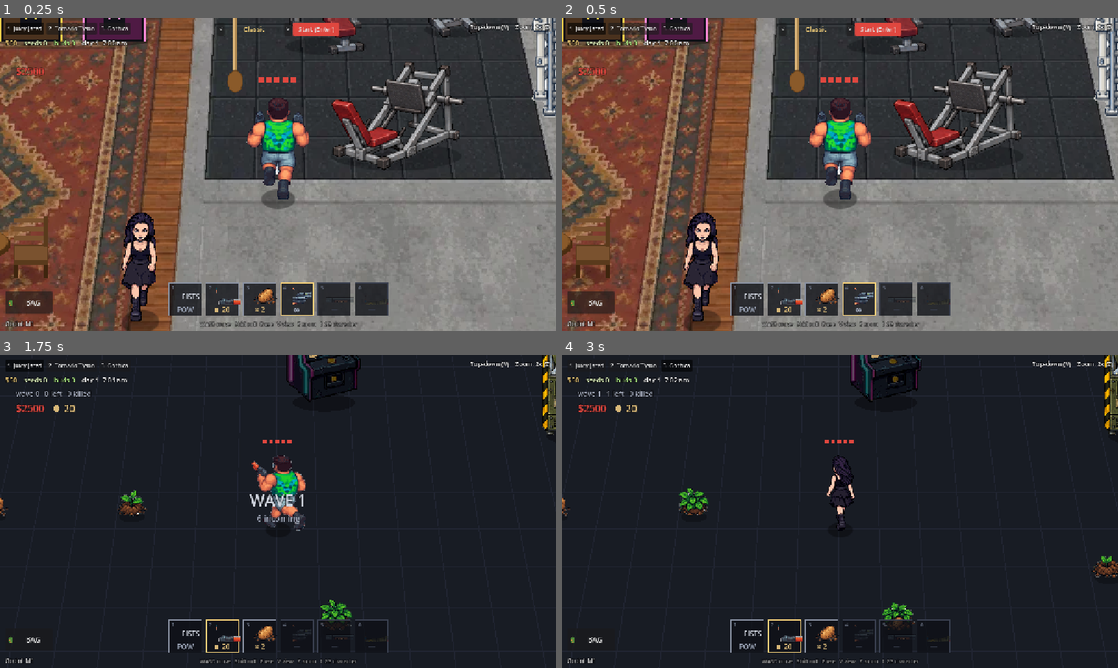
Above: before the commit, frames 1-4 (two rows, left to right).
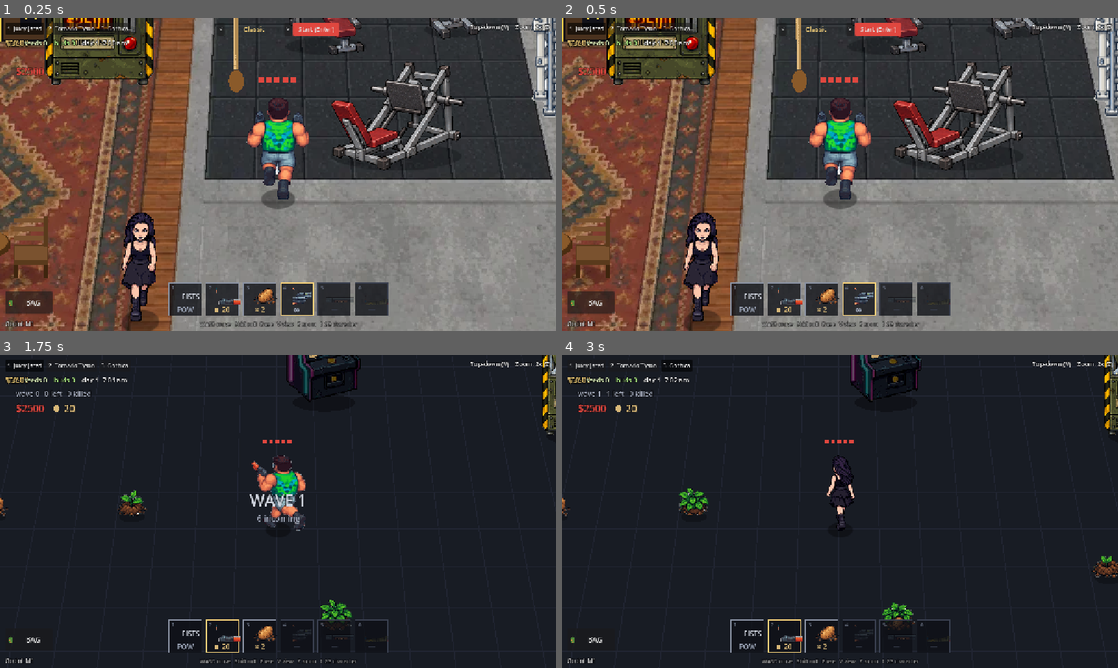
Above: after the commit, the same moments.

Repository: eflare17/Smashed-tv
Game: Godot game, scene res://scenes/main.tscn
Two runs of this game, one before a commit and one after it. Both use one fixed random seed, a clock stepped at 60 frames per second and the inputs below.
Inputs:
- Up to frame 1 (0.25 s): no input
- Up to frame 2 (0.5 s): no input
- Up to frame 3 (1.75 s): click "Start (Enter)" at 0.5 s; click "1 Juicy Jared" at 1.25 s
- Up to frame 4 (3 s): click "2 Tornado Tyson" at 2 s; click "3 Gothica" at 2.75 s

The runs differ from the first frame. In frame 1, 4.9% of the frame differs, in the area x 0-86%, y 0-75%; in frame 2, 5.0%; in frame 3, less than 0.1%; in frame 4, less than 0.1%.

Commit message:
Godot: merge milestone 3, lobby life (pool and dive tower, gym, rope, table, bong and trip, blackjack, mirror and hair, shirt editor, wardrobe, bed, mushroom, slot, vending, barbecue, Gothica's life); lobby parts hide during a run; godot-play/ updated
Co-Authored-By: Claude Opus 5.5 <noreply@anthropic.com>
Claude-Session: https://claude.ai/code/session_01FWmdVFoLeVVHE1LT8NXN4Z

Diff:
--- a/godot/scripts/combat/fight.gd
+++ b/godot/scripts/combat/fight.gd
@@ -267,6 +267,15 @@
 			if ok:
 				hotbar_order.assign(o)
 
+## Hides a lobby part for the run: its drawn nodes go invisible and it stops processing.
+func _hide_for_run(n: Node) -> void:
+	n.process_mode = Node.PROCESS_MODE_DISABLED
+	if n is Node3D or n is CanvasItem:
+		n.visible = false
+		return
+	for c in n.get_children():
+		_hide_for_run(c)
+
 func save_hotbar() -> void:
 	var cf := ConfigFile.new()
 	cf.load("user://smashed.cfg")
@@ -291,6 +300,9 @@
 					node.process_mode = Node.PROCESS_MODE_DISABLED
 				if node is CollisionObject3D:
 					node.collision_layer = 0
+	# parts that live in the lobby (lobby life, the arcade) hide for the run
+	for n in get_tree().get_nodes_in_group("lobby_only"):
+		_hide_for_run(n)
 	# the lobby's E things aren't in the arena
 	for n in get_tree().get_nodes_in_group("interactable"):
 		if n != goth_carry:
--- a/godot/scripts/main.gd
+++ b/godot/scripts/main.gd
@@ -57,9 +57,10 @@
 		var q = JavaScriptBridge.eval("window.location.search", true)
 		if q is String and q.find("state") >= 0:
 			print_state = true
-	Arcade.install(self)
+	Arcade.install(self).add_to_group("lobby_only")
 	FarmInstall.install(self)
 	FightInstall.install(self)
+	LobbyLife.install(self).add_to_group("lobby_only")
 	print("Smashed TV (Godot) ", hud.build_text, ": ready")
 
 func _on_mode(m: int) -> void:
Not shown, changed: godot-play/index.html
Not shown, changed: godot-play/index.pck
Not shown, changed: godot/OVERNIGHT.md
